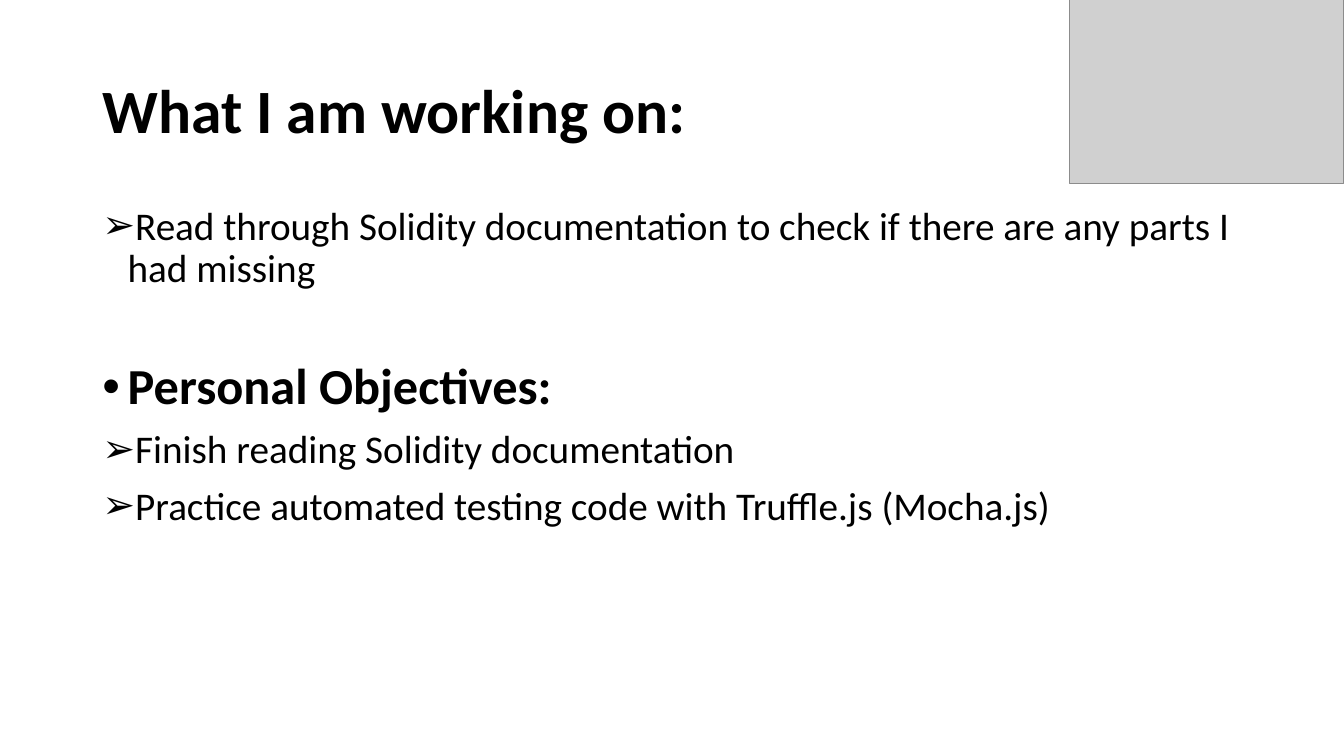
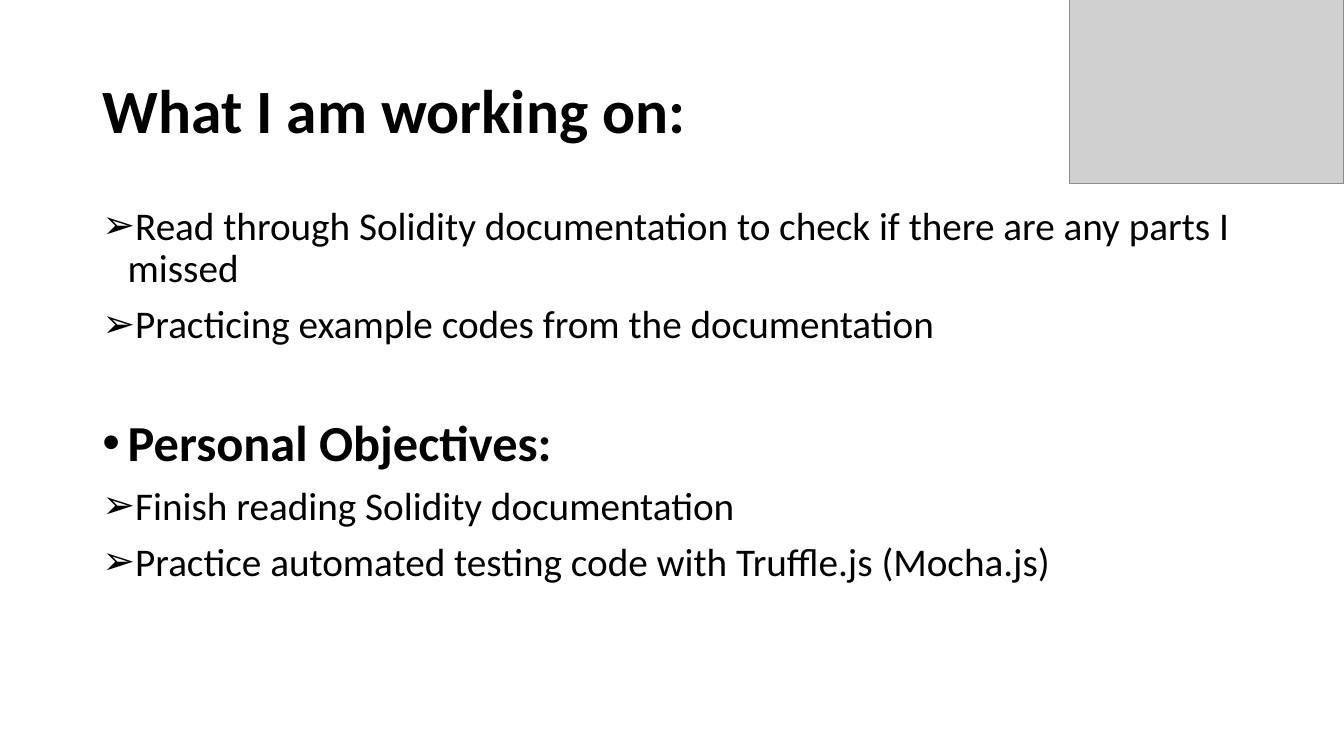
Before and after one commit to ryu9827/bootcamp-slices, a slide deck: slide 5 of Presentation-Bruce.pptx. Drawn at 1344x756 pixels with LibreOffice and Linux fonts; fonts in the diff are those of the drawing; grey boxes stand for pictures. Boxes give left, top, right and bottom in pixels: in the first picture for what was removed or moved away, otherwise in the second. Text is boxed around its words. In the diff, an @@ line names an element or a change of style, - is before the commit and + after.

Commit message:
review version
correct typos.
add thank you slice.

```diff
--- a/Presentation-Bruce.pptx
+++ b/Presentation-Bruce.pptx
@@ text at (128, 212, 1229, 345): text changed @@
-➢ Read through Solidity documentation to check if there are any parts I had missing
+➢ Read through Solidity documentation to check if there are any parts I missed
+➢ Practicing example codes from the documentation
```
Also in this commit, not shown: 3 other slides changed, 1 slide added, 2 slides removed.
